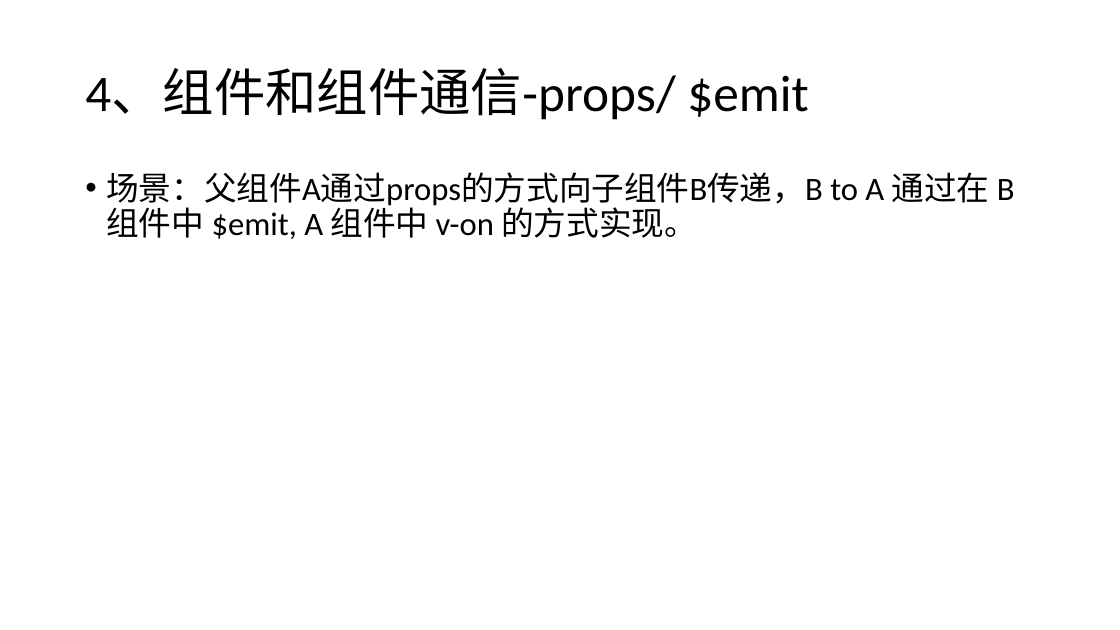
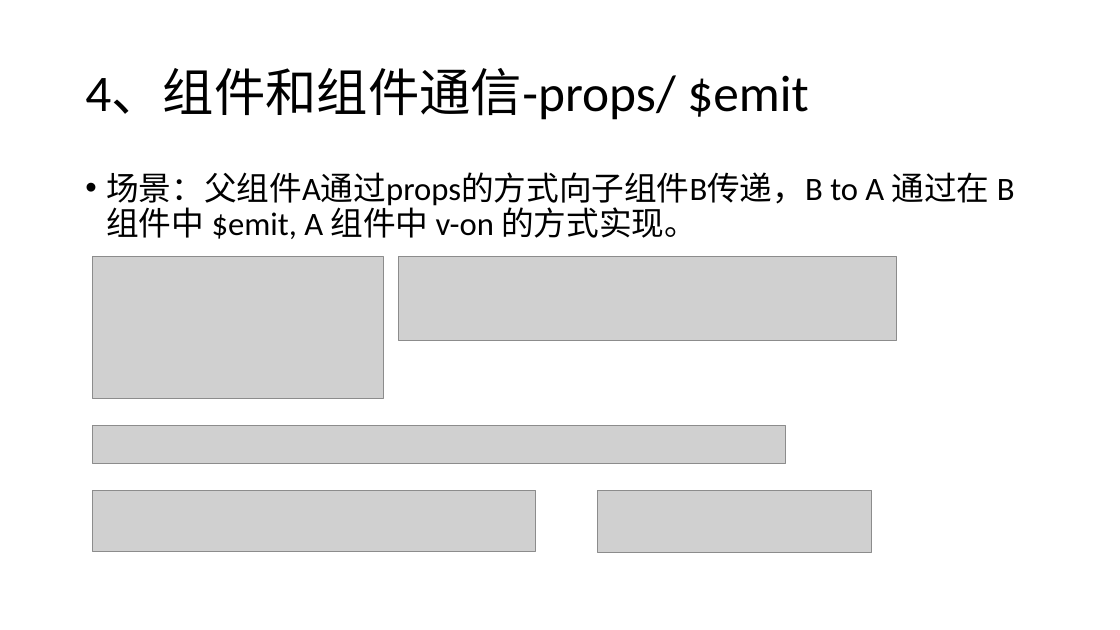
Before and after one commit to liwenxin-jam/vuecli3-starter, a slide deck: slide 18 of doc/vue.pptx. Drawn at 1120x630 pixels with LibreOffice and Linux fonts; fonts in the diff are those of the drawing; grey boxes stand for pictures. Boxes give left, top, right and bottom in pixels: in the first picture for what was removed or moved away, otherwise in the second. Text is boxed around its words. In the diff, an @@ line names an element or a change of style, - is before the commit and + after.

```diff
--- a/doc/vue.pptx
+++ b/doc/vue.pptx
@@ picture added at (92,256,383,398) @@
@@ picture added at (398,256,897,340) @@
@@ picture added at (92,425,786,464) @@
@@ picture added at (92,491,536,551) @@
@@ picture added at (598,491,872,553) @@
```
Also in this commit, not shown: 2 other slides changed, 5 slides added, 5 other files.
